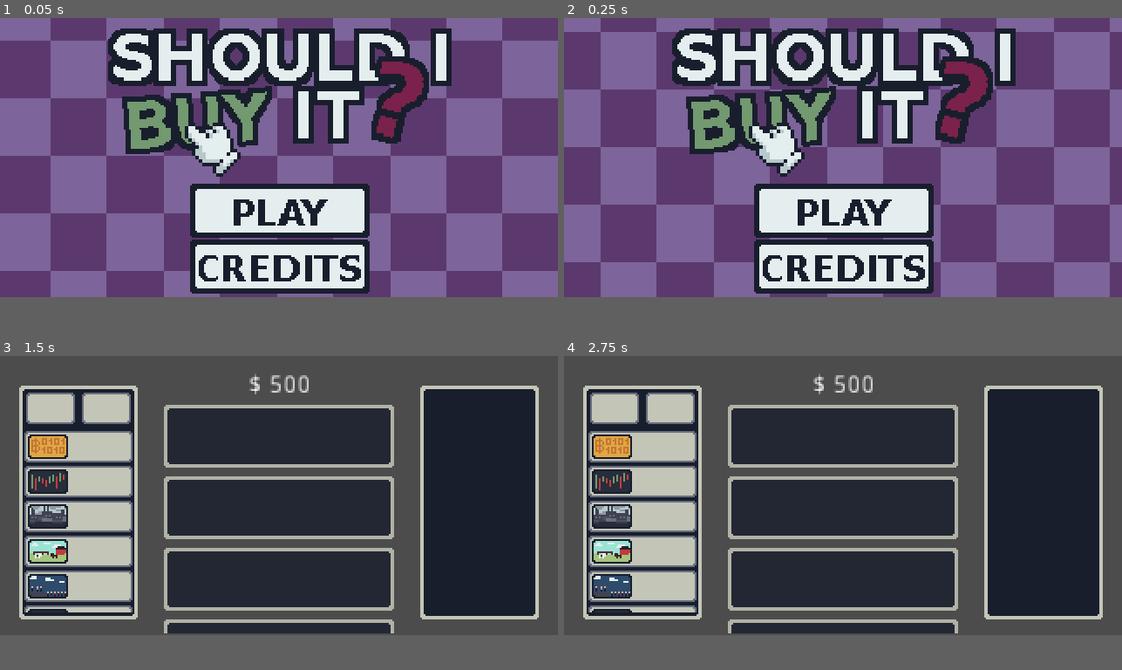
Above: before the commit, frames 1-4 (two rows, left to right).
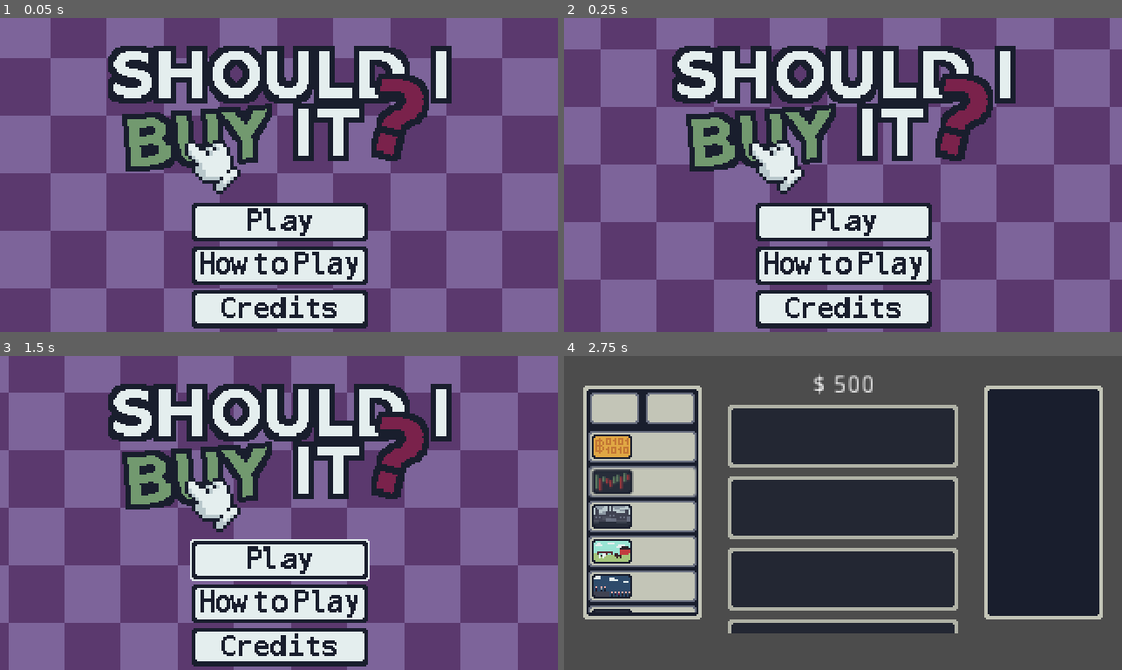
Above: after the commit, the same moments.

Repository: henriquecanella/LD49
Game: Godot game, scene res://scenes/menu_scene/Menu_scene.tscn
Two runs of this game, one before a commit and one after it. Both use one fixed random seed, a clock stepped at 60 frames per second and the inputs below. Sound files missing from this copy of the repository are replaced by a short silence.
Inputs (mouse positions are in pixels of both pictures, inside the frame that each line leads up to):
- Up to frame 1 (0.05 s): no input
- Up to frame 2 (0.25 s): no input
- Up to frame 3 (1.5 s): click (279, 575) at 0.52 s; click (279, 538) at 1.27 s
- Up to frame 4 (2.75 s): no input
In our replay, the window is 640x320 before the commit and 640x360 after it. These sizes can differ from the game's own. Grey fills any space a smaller window leaves; there, only what the larger window draws over its background counts as a difference.

The runs differ from the first frame. In frame 1, 45% of the frame differs, in the area x 0-100%, y 3-100%; in frame 2, 44%; in frame 3, 89%, in the area x 0-100%, y 0-100%; in frame 4, 0.3%.

Commit message:
update main menu buttons

Diff:
--- a/project.godot
+++ b/project.godot
@@ -17,12 +17,13 @@
 [display]
 
 window/size/width=320
-window/size/height=160
+window/size/height=180
 window/size/test_width=1024
 window/size/test_height=600
 mouse_cursor/custom_image="res://assets/cursor.png"
 mouse_cursor/custom_image_hotspot=Vector2( 10, 10 )
 window/stretch/mode="viewport"
+window/stretch/aspect="keep"
 
 [global]
 
--- a/scenes/background_scenes/background.tscn
+++ b/scenes/background_scenes/background.tscn
@@ -1,12 +1,16 @@
-[gd_scene load_steps=8 format=2]
+[gd_scene load_steps=12 format=2]
 
 [ext_resource path="res://scenes/background_scenes/infinite_background.tscn" type="PackedScene" id=1]
 [ext_resource path="res://scenes/background_scenes/logo.png" type="Texture" id=2]
-[ext_resource path="res://scenes/background_scenes/play.png" type="Texture" id=3]
-[ext_resource path="res://scenes/background_scenes/credits.png" type="Texture" id=4]
+[ext_resource path="res://assets/credits.png" type="Texture" id=3]
+[ext_resource path="res://assets/play_hover.png" type="Texture" id=4]
 [ext_resource path="res://scenes/background_scenes/background.gd" type="Script" id=5]
 [ext_resource path="res://sounds/click.wav" type="AudioStream" id=6]
 [ext_resource path="res://sounds/menu.wav" type="AudioStream" id=7]
+[ext_resource path="res://assets/play.png" type="Texture" id=8]
+[ext_resource path="res://assets/howto_hover.png" type="Texture" id=9]
+[ext_resource path="res://assets/credits_hover.png" type="Texture" id=10]
+[ext_resource path="res://assets/howto.png" type="Texture" id=11]
 
 [node name="background" type="Node2D"]
 position = Vector2( 160.494, 80.1516 )
@@ -16,6 +20,8 @@
 }
 
 [node name="TextureRect" parent="." instance=ExtResource( 1 )]
+margin_left = -960.375
+margin_right = 959.625
 
 [node name="background_sound" type="AudioStreamPlayer" parent="."]
 stream = ExtResource( 7 )
@@ -41,7 +47,7 @@
 [node name="VBoxContainer2" type="VBoxContainer" parent="MarginContainer"]
 margin_top = 5.0
 margin_right = 194.0
-margin_bottom = 153.0
+margin_bottom = 174.0
 
 [node name="logo" type="TextureRect" parent="MarginContainer/VBoxContainer2"]
 margin_right = 194.0
@@ -55,28 +61,37 @@
 [node name="CenterContainer" type="CenterContainer" parent="MarginContainer/VBoxContainer2"]
 margin_top = 87.0
 margin_right = 194.0
-margin_bottom = 148.0
+margin_bottom = 158.0
 
 [node name="VBoxContainer" type="VBoxContainer" parent="MarginContainer/VBoxContainer2/CenterContainer"]
 margin_left = 46.0
 margin_right = 148.0
-margin_bottom = 61.0
+margin_bottom = 71.0
 custom_constants/separation = 1
 
 [node name="play" type="TextureButton" parent="MarginContainer/VBoxContainer2/CenterContainer/VBoxContainer"]
 margin_right = 102.0
-margin_bottom = 30.0
-texture_normal = ExtResource( 3 )
+margin_bottom = 23.0
+texture_normal = ExtResource( 8 )
+texture_hover = ExtResource( 4 )
 __meta__ = {
 "_edit_lock_": true,
 "_edit_use_anchors_": false
 }
 
+[node name="HowTo" type="TextureButton" parent="MarginContainer/VBoxContainer2/CenterContainer/VBoxContainer"]
+margin_top = 24.0
+margin_right = 102.0
+margin_bottom = 47.0
+texture_normal = ExtResource( 11 )
+texture_hover = ExtResource( 9 )
+
 [node name="credits" type="TextureButton" parent="MarginContainer/VBoxContainer2/CenterContainer/VBoxContainer"]
-margin_top = 31.0
+margin_top = 48.0
 margin_right = 102.0
-margin_bottom = 61.0
-texture_normal = ExtResource( 4 )
+margin_bottom = 71.0
+texture_normal = ExtResource( 3 )
+texture_hover = ExtResource( 10 )
 __meta__ = {
 "_edit_lock_": true,
 "_edit_use_anchors_": false
Binary file changed: assets/credits.png
Binary file added: assets/credits_hover.png
Not shown, added: assets/credits_hover.png.import
Binary file added: assets/howto.png
Not shown, changed: assets/howto.png.import
Binary file added: assets/howto_hover.png
Not shown, changed: assets/howto_hover.png.import
Binary file changed: assets/play.png
Binary file added: assets/play_hover.png
Not shown, added: assets/play_hover.png.import
Binary file removed: scenes/background_scenes/credits.png
Binary file removed: scenes/background_scenes/play.png
